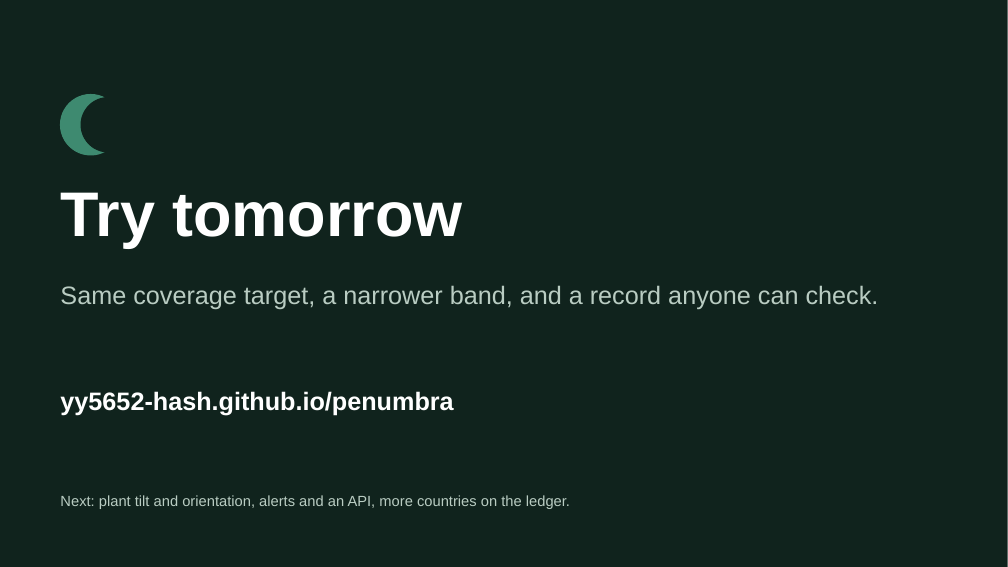
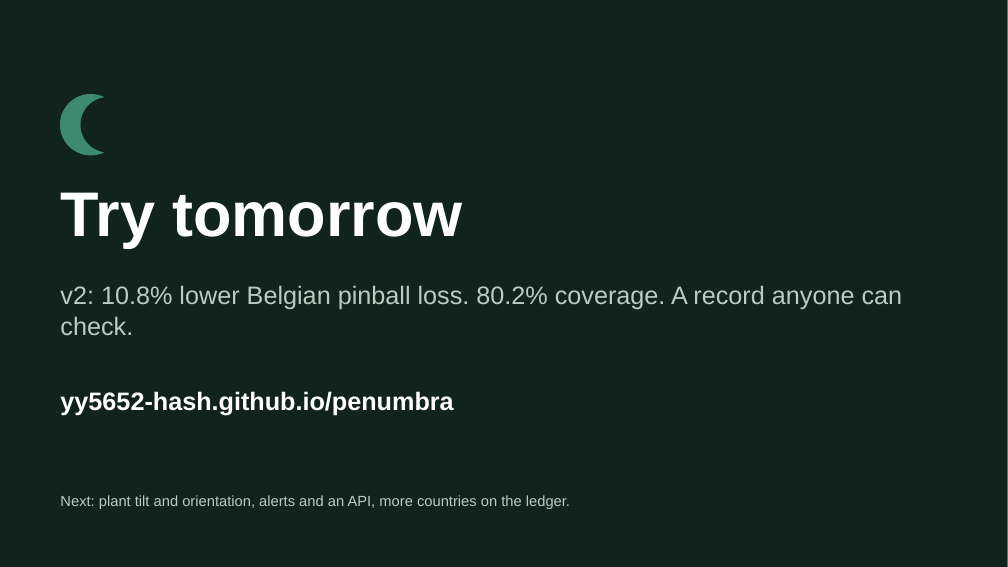
Before and after one commit to yy5652-hash/penumbra, a slide deck: slide 13 of site/Penumbra_DATANOVA_2026.pptx. Drawn at 1008x567 pixels with LibreOffice and Linux fonts; fonts in the diff are those of the drawing. Boxes give left, top, right and bottom in pixels: in the first picture for what was removed or moved away, otherwise in the second. Text is boxed around its words. In the diff, an @@ line names an element or a change of style, - is before the commit and + after.

```diff
--- a/site/Penumbra_DATANOVA_2026.pptx
+++ b/site/Penumbra_DATANOVA_2026.pptx
@@ text at [60,285,903,335]: text changed @@
-Same coverage target, a narrower band, and a record anyone can check.
+v2: 10.8% lower Belgian pinball loss. 80.2% coverage. A record anyone can check.
```
Also in this commit, not shown: 7 other slides changed, 16 other files.
